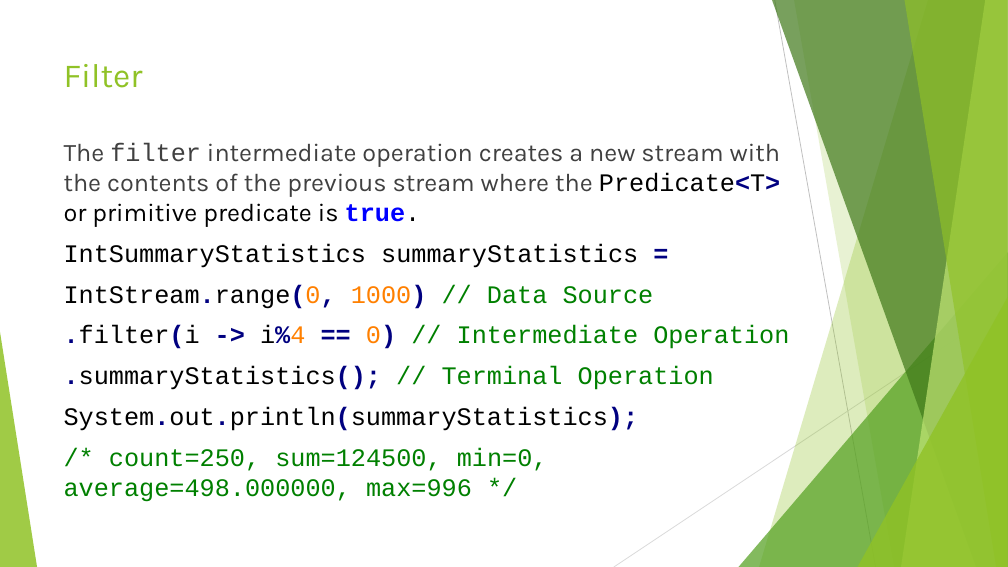
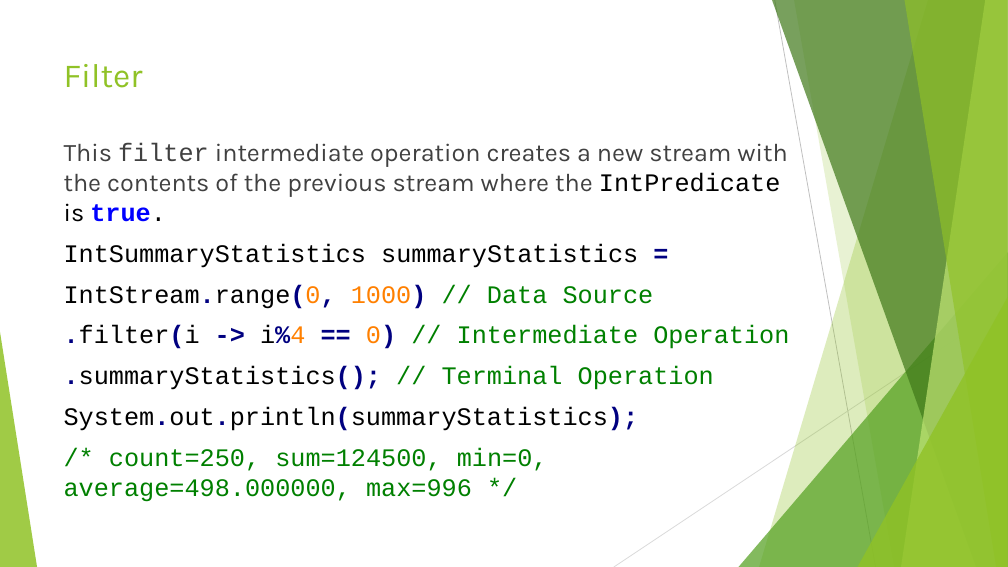
Before and after one commit to RichardRoda/2017-CodePaLOUsa-Lambda, a slide deck: slide 32 of Learning to Love the Lambda in the Stream.pptx (slide 33 before the commit). Drawn at 1008x567 pixels with LibreOffice and Linux fonts; fonts in the diff are those of the drawing. Boxes give left, top, right and bottom in pixels: in the first picture for what was removed or moved away, otherwise in the second. Text is boxed around its words. In the diff, an @@ line names an element or a change of style, - is before the commit and + after.

Commit message:
Correct error where Predicate<T> was used for an IntStream that would use IntPredicate.  Rearrange the slide about reductions to be with the other slides for terminal operations.

```diff
--- a/Learning to Love the Lambda in the Stream.pptx
+++ b/Learning to Love the Lambda in the Stream.pptx
@@ text at box(64, 142, 787, 222): text changed @@
-The filter intermediate operation creates a new stream with the contents of the previous stream where the Predicate<T> or primitive predicate is true.
+This filter intermediate operation creates a new stream with the contents of the previous stream where the IntPredicate is true.
```
Also in this commit, not shown: 11 other slides changed, 1 other file.
